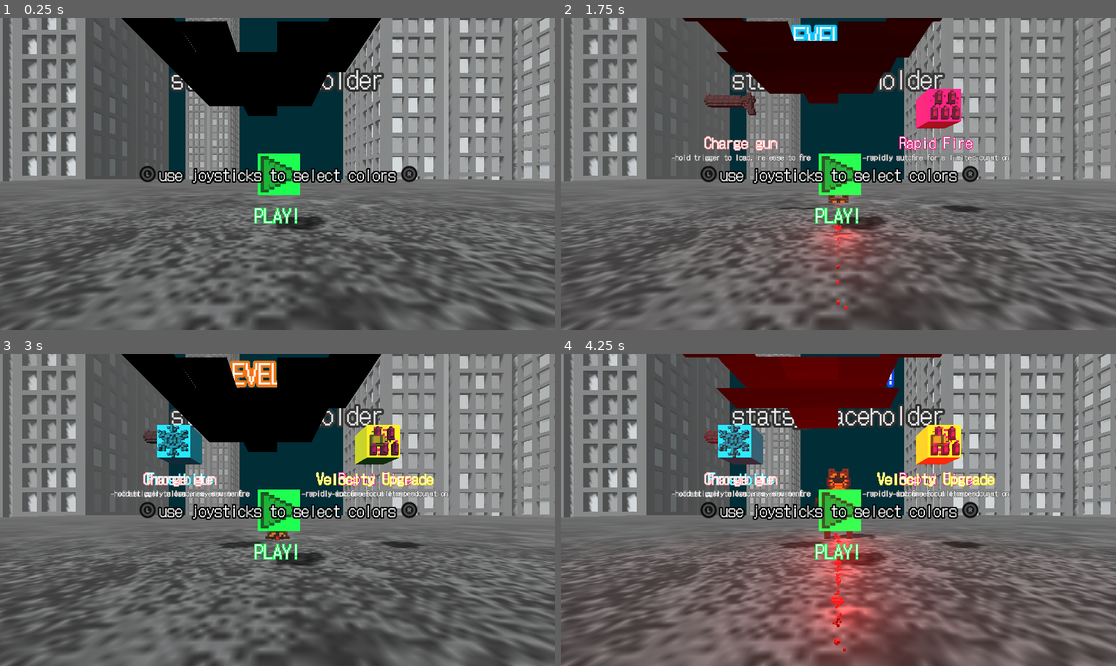
Above: before the commit, frames 1-4 (two rows, left to right).
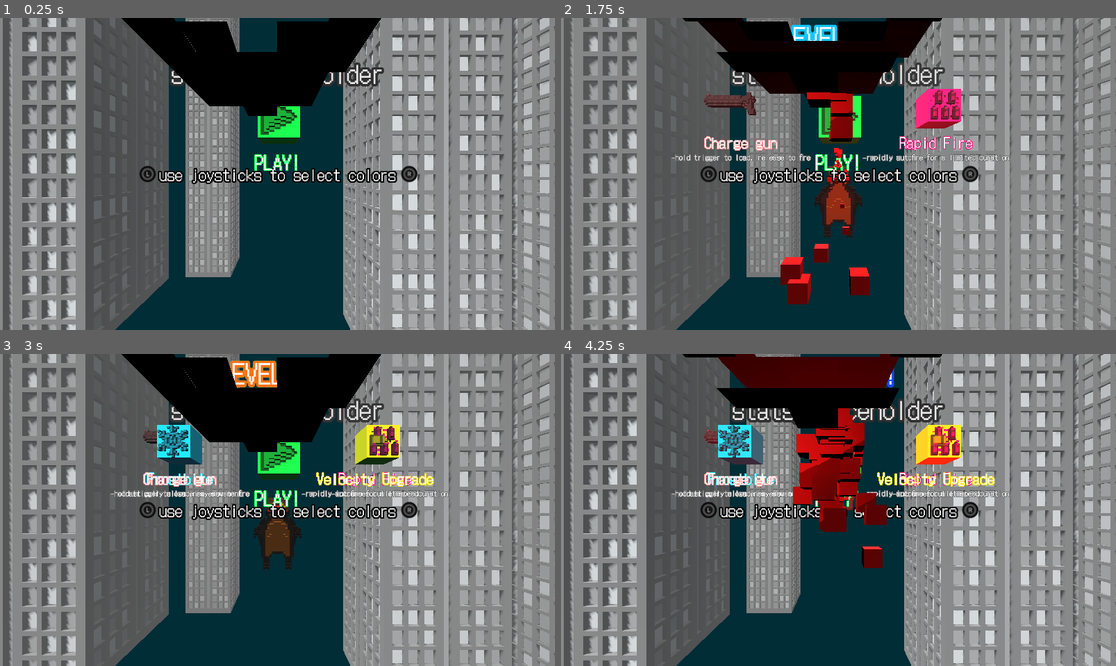
Above: after the commit, the same moments.

Repository: Majsek/Project_BC
Game: Godot game, scene res://scenes/world.tscn
Two runs of this game, one before a commit and one after it. Both use one fixed random seed, a clock stepped at 60 frames per second and the inputs below.
Inputs:
- Up to frame 1 (0.25 s): no input
- Up to frame 2 (1.75 s): tap Enter (ui_accept) at 0.5, 0.77, 1.52 s; hold Right (ui_right) 0.53-1.28 s; hold Down (ui_down) from 1.28 s (still down)
- Up to frame 3 (3 s): release Down (ui_down) at 2.03 s; hold Right (ui_right) 2.03-2.78 s; hold Up (ui_up) from 2.78 s (still down)
- Up to frame 4 (4.25 s): tap Enter (ui_accept) at 3.02, 3.77 s; release Up (ui_up) at 3.53 s; hold Left (ui_left) from 3.53 s (still down)

The runs differ from the first frame. In frame 1, 44% of the frame differs, in the area x 0-100%, y 0-100%; in frame 2, 47%; in frame 3, 42%; in frame 4, 52%.

Commit message:
player offset

Diff:
--- a/scenes/enemy.tscn
+++ b/scenes/enemy.tscn
@@ -51,7 +51,7 @@
 tracks/0/interp = 1
 tracks/0/loop_wrap = true
 tracks/0/keys = {
-"times": PackedFloat32Array(0.15, 0.4),
+"times": PackedFloat32Array(0, 0.4),
 "transitions": PackedFloat32Array(1, 1),
 "values": [{
 "args": [],
@@ -68,14 +68,14 @@
 tracks/1/interp = 1
 tracks/1/loop_wrap = true
 tracks/1/keys = {
-"times": PackedFloat32Array(0, 0.15, 0.4),
-"transitions": PackedFloat32Array(1.56917, 2.07053, 1),
+"times": PackedFloat32Array(0, 0.4),
+"transitions": PackedFloat32Array(1.56917, 1),
 "update": 0,
-"values": [Vector3(0.295, 0.295, 0.295), Vector3(0.1, 0.1, 0.1), Vector3(0.23, 0.23, 0.23)]
+"values": [Vector3(0.295, 0.295, 0.295), Vector3(0.395, 0.395, 0.395)]
 }
 tracks/2/type = "value"
 tracks/2/imported = false
-tracks/2/enabled = true
+tracks/2/enabled = false
 tracks/2/path = NodePath(".:position:y")
 tracks/2/interp = 1
 tracks/2/loop_wrap = true
@@ -158,7 +158,7 @@
 }
 
 [node name="enemy" type="CharacterBody3D"]
-transform = Transform3D(0.295, 0, 0, 0, 0.295, 0, 0, 0, 0.295, 0, 0, 0)
+transform = Transform3D(0.295, 0, 0, 0, 0.295, 0, 0, 0, 0.295, 0, 0.56602, 0)
 collision_layer = 3
 collision_mask = 2
 script = ExtResource("1_h4n54")
--- a/scenes/world.tscn
+++ b/scenes/world.tscn
@@ -113,7 +113,6 @@
 
 [node name="player" parent="." instance=ExtResource("2_q6nst")]
 unique_name_in_owner = true
-transform = Transform3D(1, 0, 0, 0, 1, 0, 0, 0, 1, 0, 0.522066, 0)
 
 [node name="stats" type="Label3D" parent="."]
 unique_name_in_owner = true
--- a/scripts/player.gd
+++ b/scripts/player.gd
@@ -244,6 +244,10 @@
 	if (newPos.z < -20):
 		newPos.z = -20
 	position = newPos
+	print("----------------")
+	print("position.y")
+	print(position.y)
+	print("----------------")
 
 func _on_body_entered(body):
 	if body.who() == "control_cube" || body.who() == "floor":
